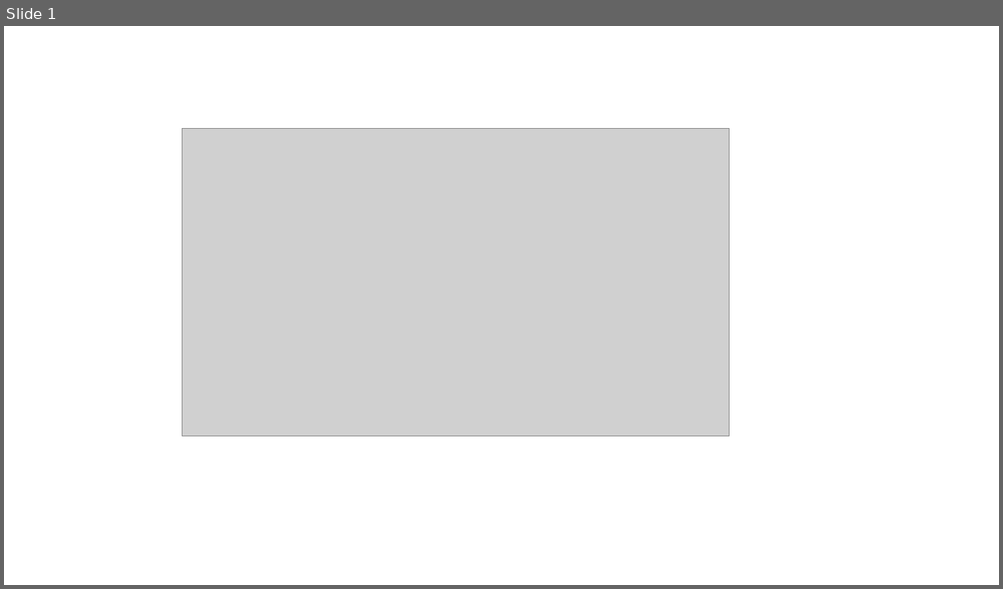
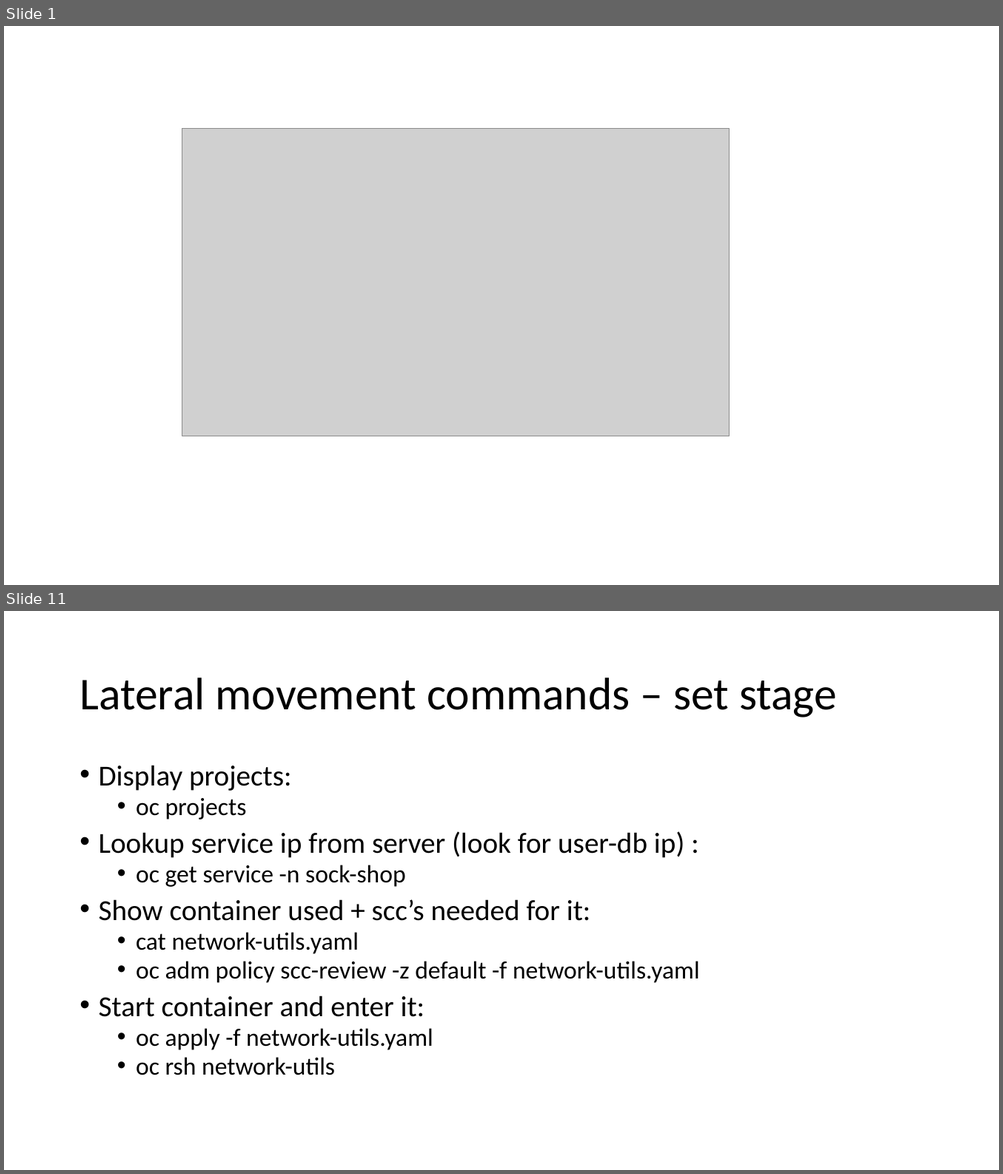
Before and after one commit to gramsimamsi/bachelorThesis, a slide deck: Screenshots.pptx. Shown one above the other, each under a label of ours: slide 1 before the commit, slides 1 and 11 after it; the slides between them are not shown. The pictures are 1003x589 and 1003x1174 pixels, drawn with LibreOffice and Linux fonts; fonts in the diff are those of the drawing; grey boxes stand for pictures. Boxes give left, top, right and bottom in pixels: in the first picture for what was removed or moved away, otherwise in the second. Text is boxed around its words. In the diff, an @@ line names an element or a change of style, - is before the commit and + after.

```diff
--- a/Screenshots.pptx
+++ b/Screenshots.pptx
@@ slide 11 added at bbox=[4, 611, 999, 1170], background #FFFFFF @@
@@ title added at bbox=[79, 678, 836, 718], 44 pt, text #000000 @@
+Lateral movement commands – set stage
@@ text added at bbox=[99, 765, 700, 1076], 24 pt, text #000000 @@
+• Display projects:
+  • oc projects
+• Lookup service ip from server (look for user-db ip) :
+  • oc get service -n sock-shop
+• Show container used + scc’s needed for it:
+  • cat network-utils.yaml
+  • oc adm policy scc-review -z default -f network-utils.yaml
+• Start container and enter it:
+  • oc apply -f network-utils.yaml
+  • oc rsh network-utils
```
Also in this commit, not shown: 15 other slides added, 3 other files.
